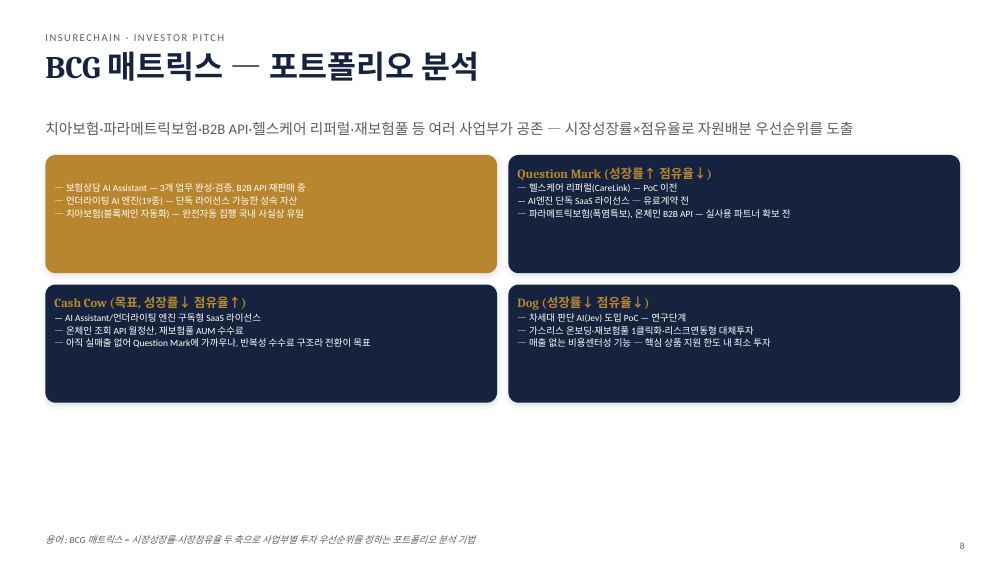
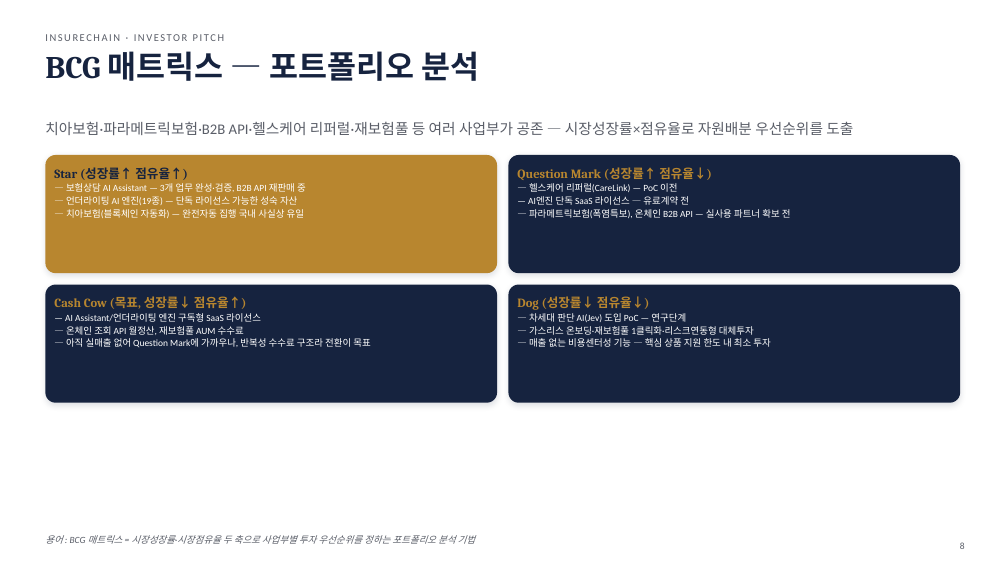
Before and after one commit to leeyonsei78/capstone_project_alpha, a slide deck: slide 8 of 인슈어체인_투자피칭_발표자료.pptx. Drawn at 1008x567 pixels with LibreOffice and Linux fonts; fonts in the diff are those of the drawing. Boxes give left, top, right and bottom in pixels: in the first picture for what was removed or moved away, otherwise in the second. Text is boxed around its words. In the diff, an @@ line names an element or a change of style, - is before the commit and + after.

```diff
--- a/인슈어체인_투자피칭_발표자료.pptx
+++ b/인슈어체인_투자피칭_발표자료.pptx
@@ text at <box>54,167,188,180</box>: text colour #B8862F to #16233F in "Star (성장률↑ 점유율↑)" @@
```
Also in this commit, not shown: 2 other slides changed, 1 other file.
